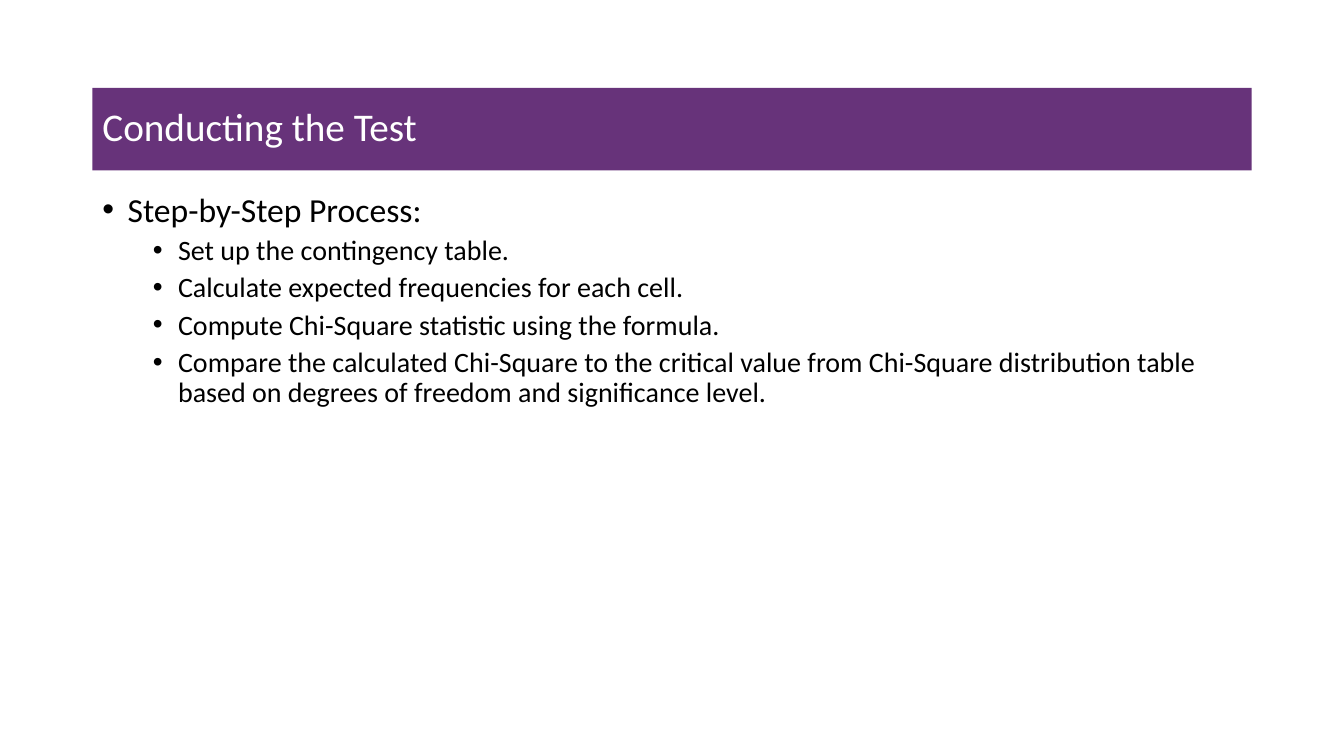
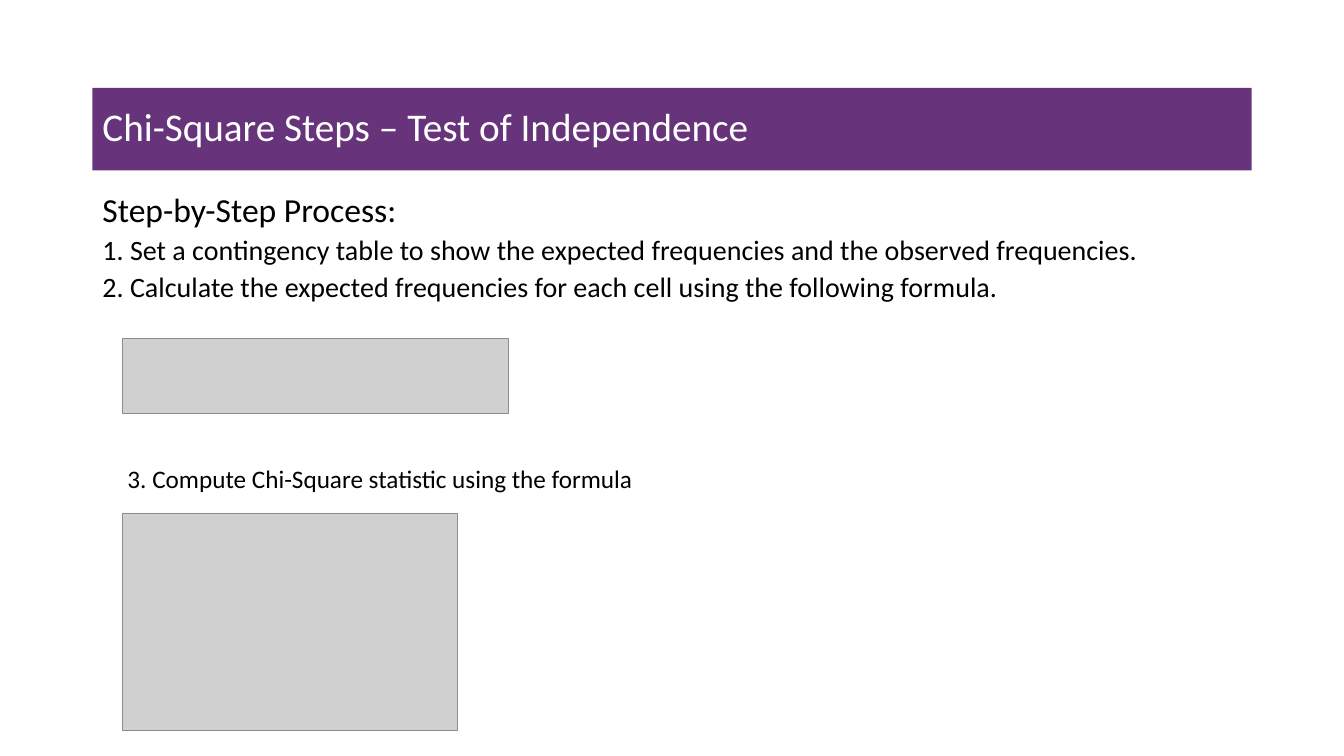
Before and after one commit to msfasha/307102-Descriptive-Statistics-for-Business, a slide deck: slide 40 of Part 2 - Inferential Statisitcs/Part 2.3 - Introduction to Hypothesis Testing/Part 2.3 - Introduction to Hypthesis Testing.pptx (slide 50 before the commit). Drawn at 1344x756 pixels with LibreOffice and Linux fonts; fonts in the diff are those of the drawing; grey boxes stand for pictures; background and template pictures are left out. Boxes give left, top, right and bottom in pixels: in the first picture for what was removed or moved away, otherwise in the second. Text is boxed around its words. In the diff, an @@ line names an element or a change of style, - is before the commit and + after.

Commit message:
modify chi-square

```diff
--- a/Part 2 - Inferential Statisitcs/Part 2.3 - Introduction to Hypothesis Testing/Part 2.3 - Introduction to Hypthesis Testing.pptx
+++ b/Part 2 - Inferential Statisitcs/Part 2.3 - Introduction to Hypothesis Testing/Part 2.3 - Introduction to Hypthesis Testing.pptx
@@ title at (102, 113, 749, 148): text changed @@
-Conducting the Test
+Chi-Square Steps – Test of Independence
@@ text at (102, 198, 396, 228): bullet • to none @@
@@ text at (102, 240, 1136, 302): text changed @@
-  • Set up the contingency table.
-  • Calculate expected frequencies for each cell.
-  • Compute Chi-Square statistic using the formula.
-  • Compare the calculated Chi-Square to the critical value from Chi-Square distribution table based on degrees of freedom and significance level.
+  1. Set a contingency table to show the expected frequencies and the observed frequencies.
+  2. Calculate the expected frequencies for each cell using the following formula.
@@ picture added at (123, 339, 509, 413) @@
@@ text added at (127, 470, 632, 493), 18 pt, text #000000 @@
+  3. Compute Chi-Square statistic using the formula
@@ picture added at (123, 513, 459, 731) @@
```
Also in this commit, not shown: 3 other slides changed, 2 slides added, 4 slides removed, 2 other files.
